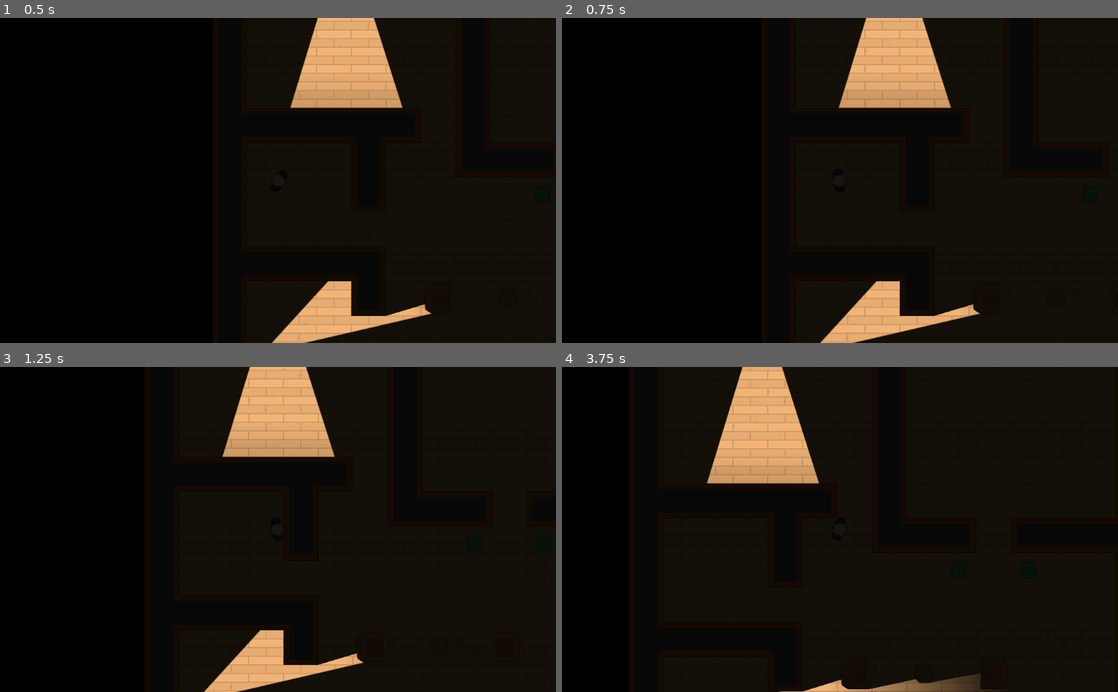
Above: before the commit, frames 1-4 (two rows, left to right).
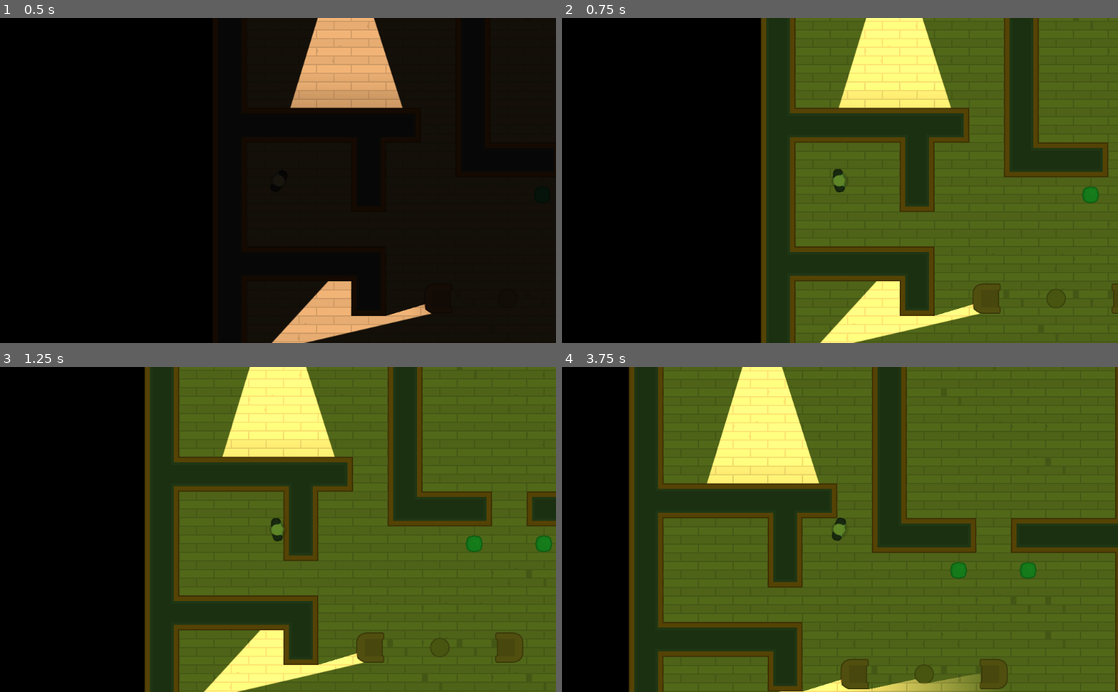
Above: after the commit, the same moments.

Repository: ColinJWright/HeistMeisters
Game: Godot game, scene res://Levels/Level1.tscn
Same seed, same stepped clock (60 frames per second), same inputs: the game is played once before the commit and once after it.
Inputs (mouse positions are in pixels of both pictures, inside the frame that each line leads up to):
- Up to frame 1 (0.5 s): no input
- Up to frame 2 (0.75 s): tap Enter at 0.5 s; move the mouse to (962, 164) at 0.52 s; hold D (move_right) from 0.53 s (still down); tap Space (toggle_vision_mode, bound only after the commit) at 0.6 s
- Up to frame 3 (1.25 s): keep holding D (move_right)
- Up to frame 4 (3.75 s): move the mouse to (728, 545) at 1.27 s; release D (move_right) at 1.28 s; hold S (move_down) 1.28-2.03 s; click (728, 545) at 1.35 s; move the mouse to (895, 458) at 2.02 s; hold D (move_right) 2.03-2.78 s; tap Space (toggle_vision_mode, bound only after the commit) at 2.1, 3.6 s; move the mouse to (812, 594) at 2.77 s; hold W (move_up) 2.78-3.53 s; click (812, 594) at 2.85 s; move the mouse to (1006, 578) at 3.52 s; hold A (move_left) from 3.53 s (still down)

Frame 1 is identical in both runs. In frame 2, 64% of the frame differs, in the area x 35-100%, y 0-100%; in frame 3, 74%; in frame 4, 88%, in the area x 12-100%, y 0-100%.
Error in both runs: Invalid get index '0' (on base: 'PoolVector2Array'). (res://Characters/NPCs/Guard.gd:23)

Commit message:
Amended Project Settings to make 'space bar' toggle the Night Vision mode instead of Mouse Left Click

Diff:
--- a/project.godot
+++ b/project.godot
@@ -43,7 +43,7 @@
 }
 toggle_vision_mode={
 "deadzone": 0.5,
-"events": [ Object(InputEventMouseButton,"resource_local_to_scene":false,"resource_name":"","device":0,"alt":false,"shift":false,"control":false,"meta":false,"command":false,"button_mask":0,"position":Vector2( 0, 0 ),"global_position":Vector2( 0, 0 ),"factor":1.0,"button_index":1,"pressed":false,"doubleclick":false,"script":null)
+"events": [ Object(InputEventKey,"resource_local_to_scene":false,"resource_name":"","device":0,"alt":false,"shift":false,"control":false,"meta":false,"command":false,"pressed":false,"scancode":32,"unicode":0,"echo":false,"script":null)
  ]
 }
 
